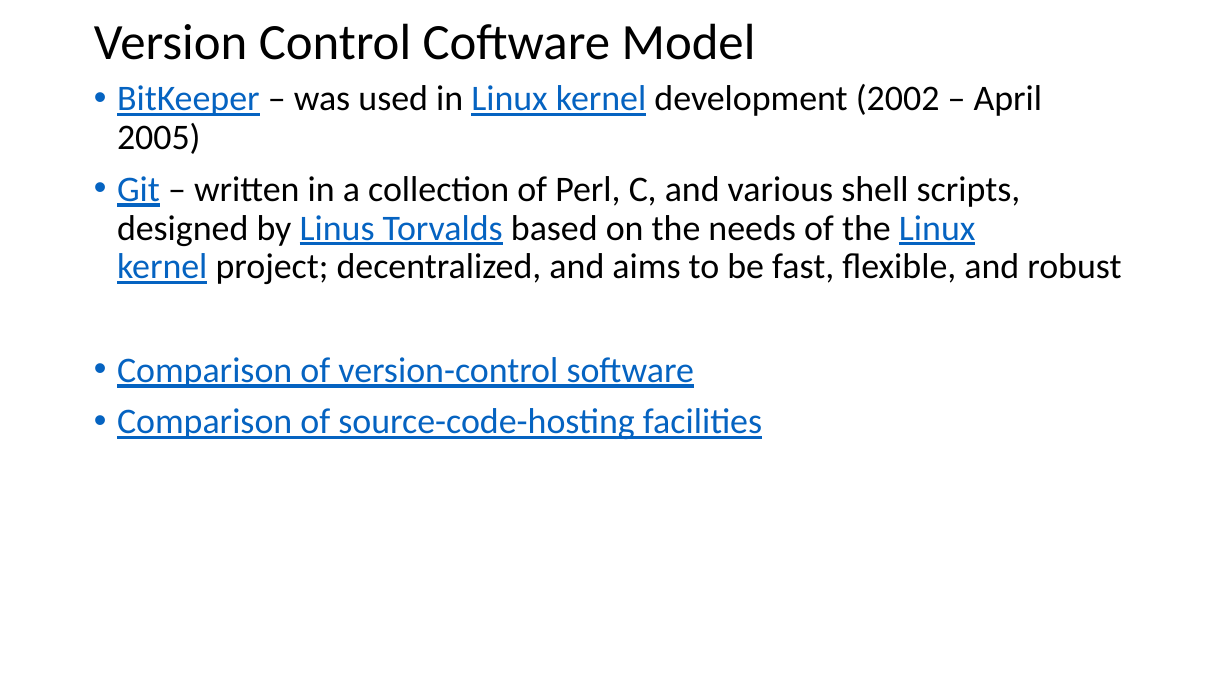
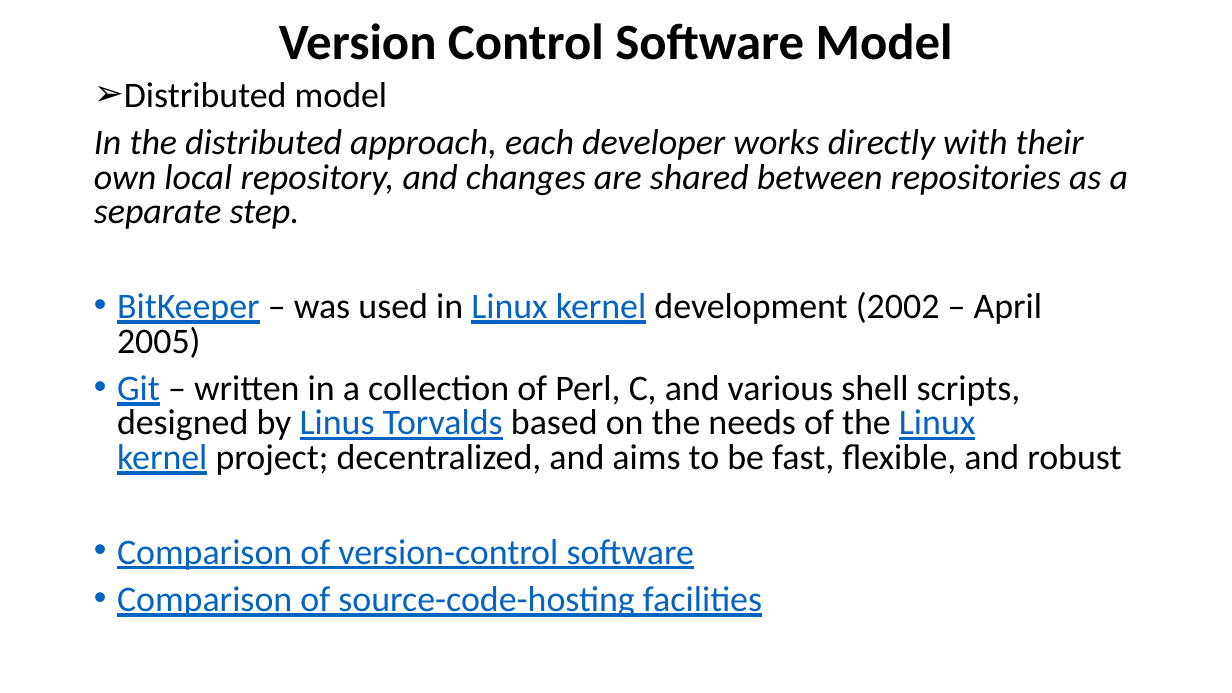
Before and after one commit to mhgulen/Dosyalar, a slide deck: slide 5 of Version Control Protocols.pptx. Drawn at 1232x693 pixels with LibreOffice and Linux fonts; fonts in the diff are those of the drawing. Boxes give left, top, right and bottom in pixels: in the first picture for what was removed or moved away, otherwise in the second. Text is boxed around its words. In the diff, an @@ line names an element or a change of style, - is before the commit and + after.

```diff
--- a/Version Control Protocols.pptx
+++ b/Version Control Protocols.pptx
@@ title at [279, 23, 953, 60]: text changed; bold on @@
-Version Control Coftware Model
+Version Control Software Model
@@ text at [94, 82, 1128, 229]: paragraphs added @@
+➢ Distributed model
+In the distributed approach, each developer works directly with their own local repository, and changes are shared between repositories as a separate step.
@@ text at [117, 292, 1121, 617]: line spacing 0.9 to 0.8 @@
```
Also in this commit, not shown: 2 other slides changed, 2 slides added.
